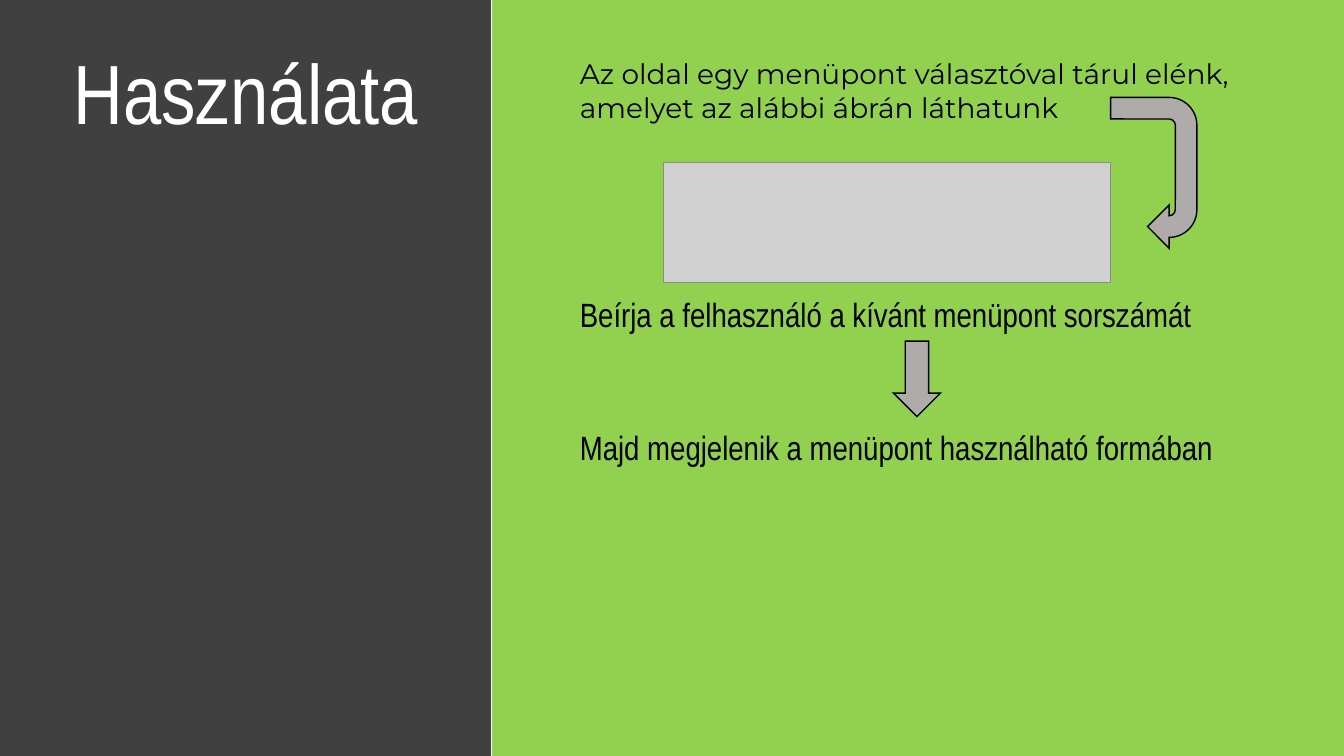
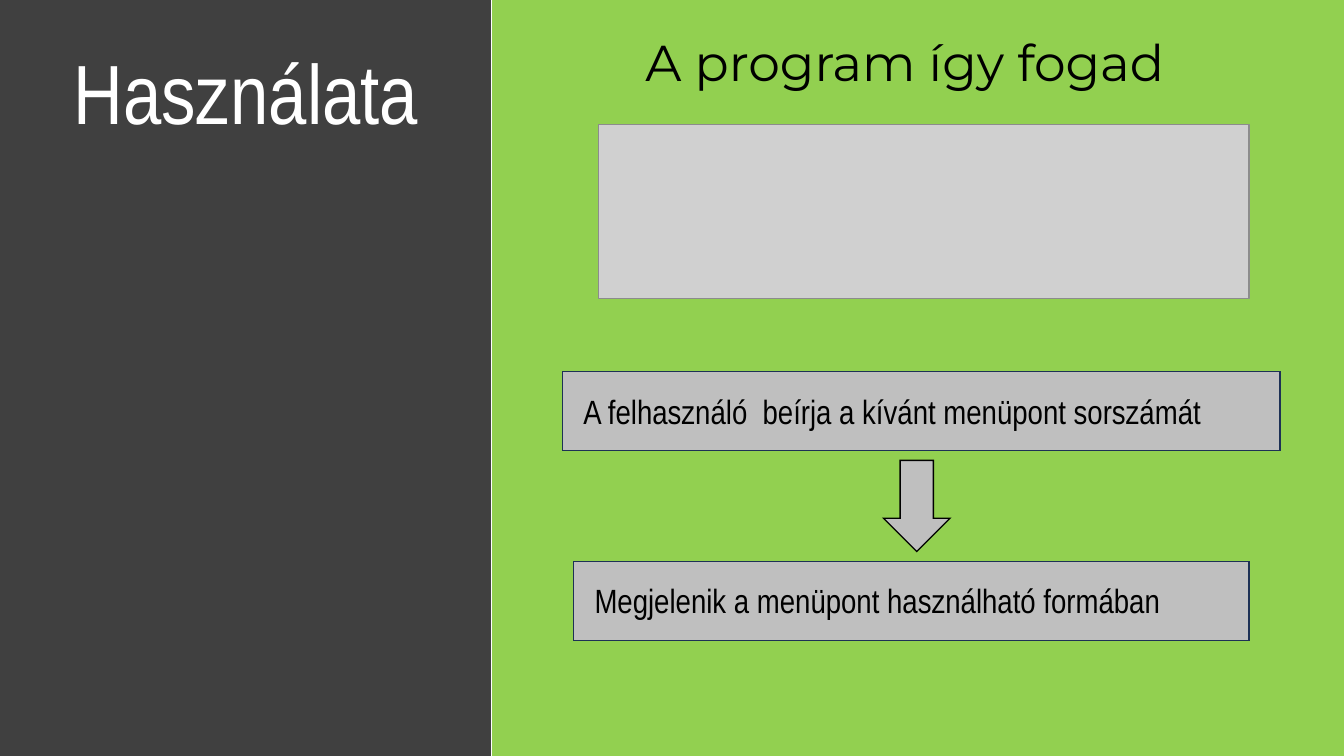
Before and after one commit to szbencek/nepesseg2025, a slide deck: slide 2 of nepesseg2025.pptx. Drawn at 1344x756 pixels with LibreOffice and Linux fonts; fonts in the diff are those of the drawing; grey boxes stand for pictures. Boxes give left, top, right and bottom in pixels: in the first picture for what was removed or moved away, otherwise in the second. Text is boxed around its words. In the diff, an @@ line names an element or a change of style, - is before the commit and + after.

```diff
--- a/nepesseg2025.pptx
+++ b/nepesseg2025.pptx
@@ text at (645, 43, 1164, 91): text changed; size 20 to 36 pt @@
-Az oldal egy menüpont választóval tárul elénk,
-amelyet az alábbi ábrán láthatunk
+A program így fogad
@@ uturn arrow removed at (1111, 98, 1198, 249) @@
@@ picture: place and size @@
-picture at (663, 163, 1111, 283)
+picture at (599, 124, 1249, 298)
@@ rectangle added at (563, 371, 1280, 450), fill #BFBFBF, outline #1E3256 1 pt @@
@@ text at (583, 399, 1201, 430): text changed @@
-Beírja a felhasználó a kívánt menüpont sorszámát
+A felhasználó beírja a kívánt menüpont sorszámát
@@ down arrow: place and size @@
-down arrow at (893, 341, 940, 416)
+down arrow at (884, 461, 951, 552)
@@ down arrow at (884, 461, 951, 552): fill #AFABAB to #BFBFBF @@
@@ rectangle added at (574, 562, 1249, 640), fill #BFBFBF, outline #1E3256 1 pt @@
@@ text at (595, 588, 1159, 620): text changed @@
-Majd megjelenik a menüpont használható formában
+Megjelenik a menüpont használható formában
```
Also in this commit, not shown: 3 other slides changed, 1 slide added, 1 other file.
